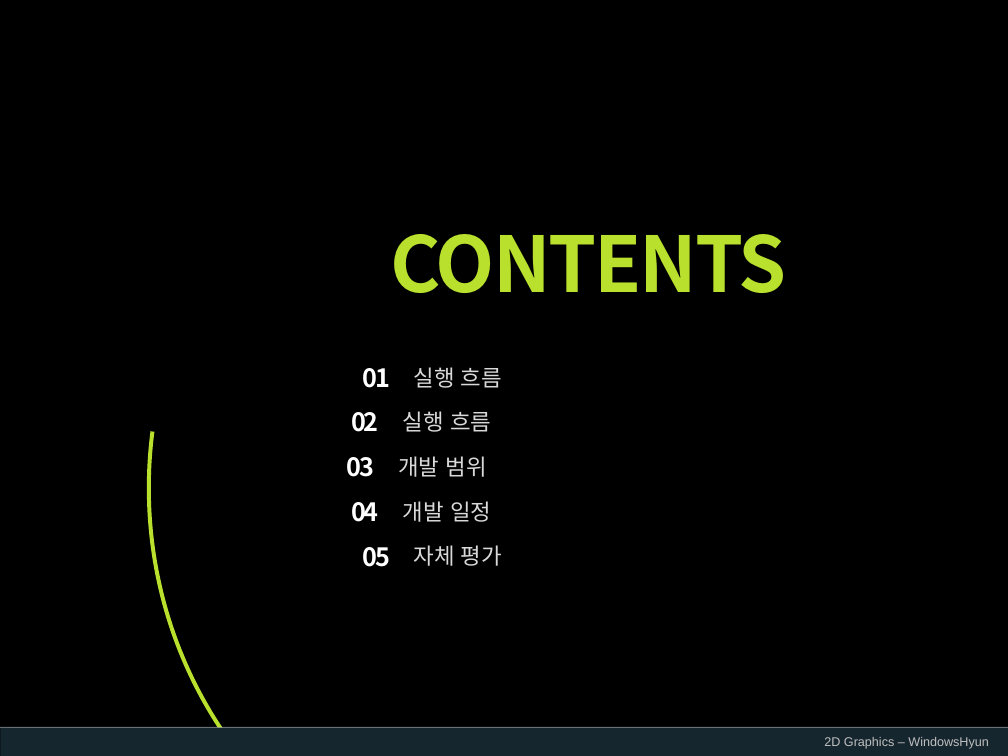
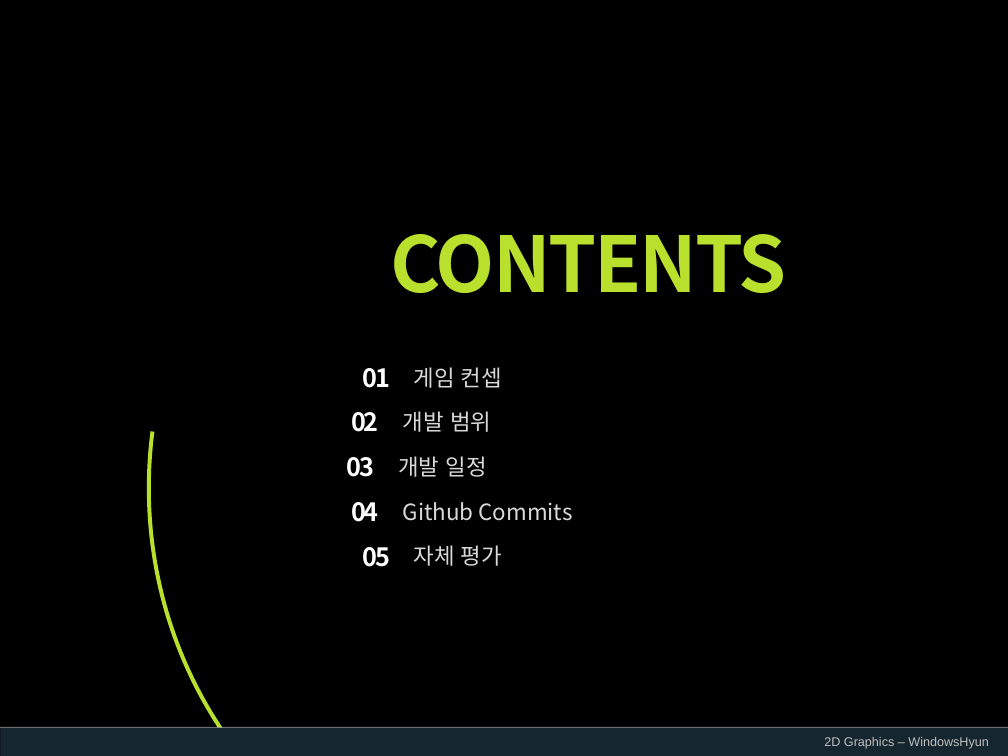
Before and after one commit to WindowsHyun/2DGraphics, a slide deck: slide 2 of ProjectPPT/KwonChangHyun_2차발표_준비중.pptx. Drawn at 1008x756 pixels with LibreOffice and Linux fonts; fonts in the diff are those of the drawing; background and template pictures are left out. Boxes give left, top, right and bottom in pixels: in the first picture for what was removed or moved away, otherwise in the second. Text is boxed around its words. In the diff, an @@ line names an element or a change of style, - is before the commit and + after.

```diff
--- a/ProjectPPT/KwonChangHyun_2차발표_준비중.pptx
+++ b/ProjectPPT/KwonChangHyun_2차발표_준비중.pptx
@@ text at bbox=[414, 367, 502, 388]: text changed @@
-실행 흐름
+게임 컨셉
@@ text at bbox=[403, 411, 491, 432]: text changed @@
-실행 흐름
+개발 범위
@@ text at bbox=[398, 456, 487, 477]: text changed @@
-개발 범위
+개발 일정
@@ text at bbox=[403, 502, 573, 521]: text changed @@
-개발 일정
+Github Commits
```
Also in this commit, not shown: 2 other slides changed, 6 slides added, 2 slides removed, 2 other files.
